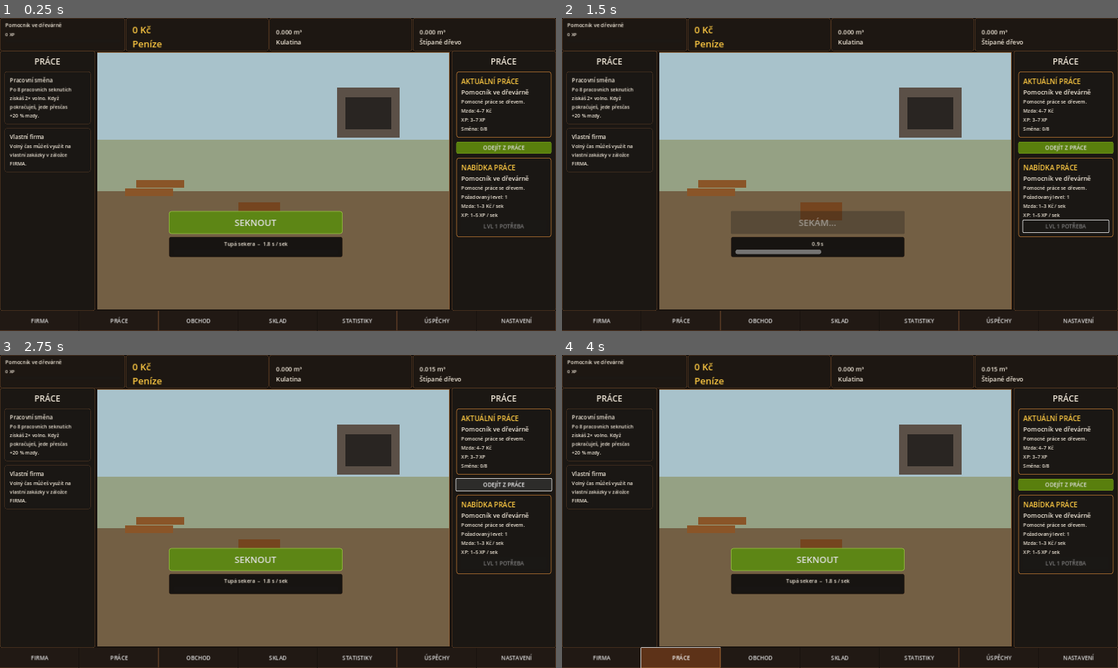
Above: before the commit, frames 1-4 (two rows, left to right).
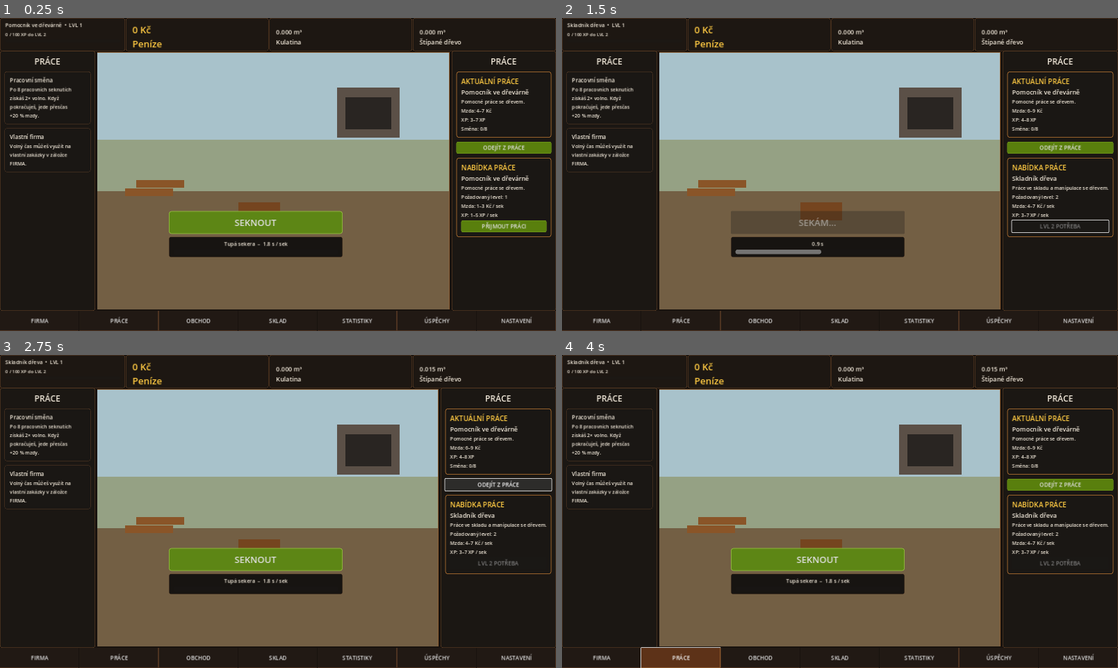
Above: after the commit, the same moments.

Repository: welewan-code/Lumberjack-John
Game: Godot game, scene res://Main.tscn
Two runs of this game, one before a commit and one after it. Both use one fixed random seed, a clock stepped at 60 frames per second and the inputs below.
Inputs (mouse positions are in pixels of both pictures, inside the frame that each line leads up to):
- Up to frame 1 (0.25 s): no input
- Up to frame 2 (1.5 s): click "SEKNOUT" at 0.5 s; click (1067, 227) at 1.25 s, where only the run after the commit has a clickable "PŘIJMOUT PRÁCI"
- Up to frame 3 (2.75 s): click "ODEJÍT Z PRÁCE" at 2 s
- Up to frame 4 (4 s): click "FIRMA" at 2.75 s; click "PRÁCE" at 3.5 s

The runs differ from the first frame. In frame 1, 0.6% of the frame differs, in the area x 1-99%, y 1-69%; in frame 2, 3.6%, in the area x 0-99%, y 1-94%; in frame 3, 3.5%; in frame 4, 3.6%.
Error before the commit: Left operand of 'is' is a previously freed instance. (res://work_rewards.gd:56)
Error after the commit: Left operand of 'is' is a previously freed instance. (res://work_rewards.gd:59)

Commit message:
Restore XP bar and set level 1-10 progression

Diff:
--- a/work_rewards.gd
+++ b/work_rewards.gd
@@ -1,6 +1,9 @@
 extends Node
 
-const LEVEL_XP: Array[int] = [0,100,250,450,700,1000,1400,1900,2500,3200,4000]
+# Celkové XP hranice podle nové tabulky:
+# LVL 1 = 0, 2 = 100, 3 = 250, 4 = 500, 5 = 900,
+# 6 = 1550, 7 = 2550, 8 = 4050, 9 = 6250, 10 = 9450.
+const LEVEL_TOTAL_XP: Array[int] = [0, 0, 100, 250, 500, 900, 1550, 2550, 4050, 6250, 9450]
 const JOB_ORDER: Array[String] = ["helper", "warehouse", "sawmill", "logger", "driver"]
 const JOBS: Dictionary = {
 	"helper": {
@@ -8,7 +11,7 @@
 		"desc": "Pomocné práce se dřevem.",
 		"pay_min": 1, "pay_max": 3,
 		"xp_min": 1, "xp_max": 5,
-		"level": 0
+		"level": 1
 	},
 	"warehouse": {
 		"name": "Skladník dřeva",
@@ -59,6 +62,7 @@
 			watched_button.pressed.connect(_on_work_pressed)
 	_find_accept_button(main)
 	_refresh_work_ui(main)
+	_refresh_xp_bar(main)
 
 func _on_work_pressed() -> void:
 	if reward_pending:
@@ -90,11 +94,51 @@
 	reward_pending = false
 
 func level_from_xp(xp: int) -> int:
-	var result: int = 0
-	for i in range(1, LEVEL_XP.size()):
-		if xp >= LEVEL_XP[i]:
-			result = i
-	return mini(result, 10)
+	var result: int = 1
+	for level in range(2, 11):
+		if xp >= LEVEL_TOTAL_XP[level]:
+			result = level
+	return result
+
+func _refresh_xp_bar(main: Node) -> void:
+	var state_value = main.get("state")
+	if not (state_value is Dictionary):
+		return
+	var state: Dictionary = state_value
+	var total_xp: int = int(state.get("xp", 0))
+	var level: int = level_from_xp(total_xp)
+	state["level"] = level
+	main.set("state", state)
+
+	var xp_label_node = main.get("xp_label")
+	if not (xp_label_node is Label):
+		return
+	var xp_label: Label = xp_label_node as Label
+	var parent := xp_label.get_parent()
+	var xp_bar: ProgressBar = null
+	if parent != null:
+		for child in parent.get_children():
+			if child is ProgressBar:
+				xp_bar = child as ProgressBar
+				break
+
+	if level >= 10:
+		xp_label.text = "%d XP  •  LVL 10 MAX" % total_xp
+		if xp_bar != null:
+			xp_bar.min_value = 0.0
+			xp_bar.max_value = 1.0
+			xp_bar.value = 1.0
+		return
+
+	var current_floor: int = LEVEL_TOTAL_XP[level]
+	var next_total: int = LEVEL_TOTAL_XP[level + 1]
+	var gained_this_level: int = total_xp - current_floor
+	var needed_this_level: int = next_total - current_floor
+	xp_label.text = "%d / %d XP do LVL %d" % [gained_this_level, needed_this_level, level + 1]
+	if xp_bar != null:
+		xp_bar.min_value = 0.0
+		xp_bar.max_value = float(needed_this_level)
+		xp_bar.value = float(gained_this_level)
 
 func _next_job_id(current_job: String) -> String:
 	var index: int = JOB_ORDER.find(current_job)
@@ -106,7 +150,7 @@
 
 func _find_accept_button(root: Node) -> void:
 	for node in _all_nodes(root):
-		if node is Button and (node as Button).text == "PŘIJMOUT PRÁCI":
+		if node is Button and ((node as Button).text == "PŘIJMOUT PRÁCI" or (node as Button).text.begins_with("LVL ") or (node as Button).text == "NEJVYŠŠÍ POZICE"):
 			var b := node as Button
 			if b != watched_accept:
 				watched_accept = b
@@ -137,6 +181,7 @@
 	main.call("update_hud")
 	main.call("save_game")
 	_refresh_work_ui(main)
+	_refresh_xp_bar(main)
 
 func _refresh_work_ui(main: Node) -> void:
 	var state_value = main.get("state")
@@ -152,17 +197,15 @@
 	state["level"] = level
 	main.set("state", state)
 
-	# Horní role.
 	var role = main.get("role_label")
 	if role is Label:
-		(role as Label).text = str(job["name"])
+		(role as Label).text = "%s  •  LVL %d" % [str(job["name"]), level]
 
 	var labels: Array[Label] = []
 	for node in _all_nodes(main):
 		if node is Label:
 			labels.append(node as Label)
 
-	# Pravý panel aktuální práce — přepisujeme známé texty bez zásahu do layoutu.
 	var found_current_name := false
 	var found_current_desc := false
 	var found_pay := false
@@ -186,7 +229,6 @@
 			label.text = "Směna: %d/8" % int(state.get("work_clicks", 0))
 			found_shift = true
 
-	# Nabídka další práce.
 	if next_id != "" and JOBS.has(next_id):
 		var next_job: Dictionary = JOBS[next_id]
 		var offer_name_done := false
